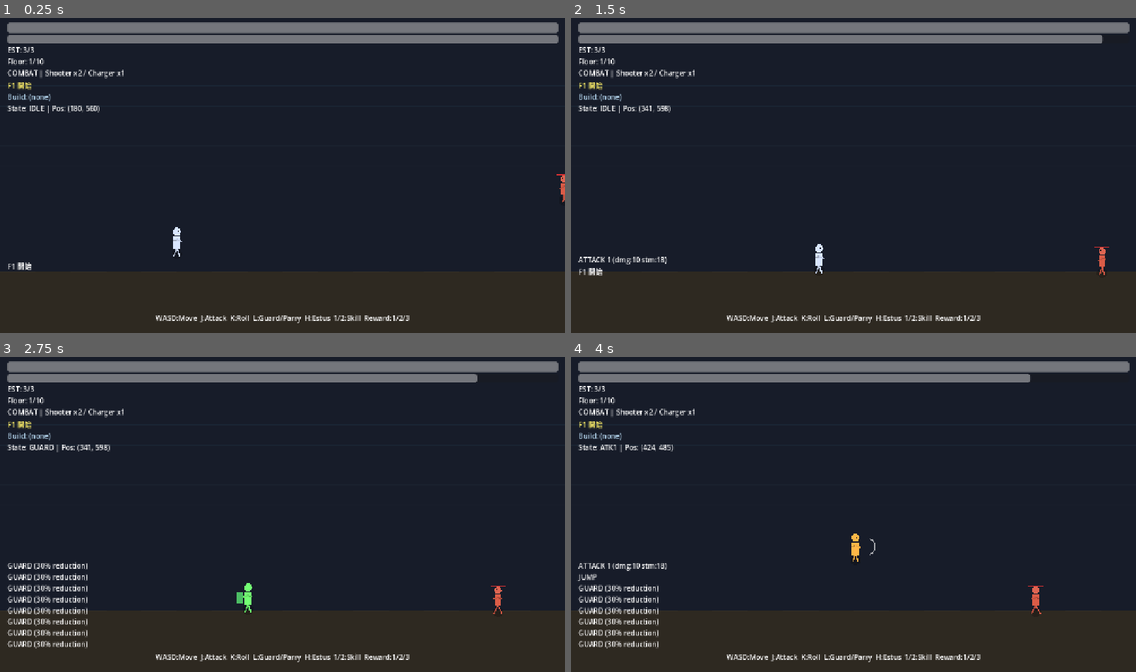
Above: before the commit, frames 1-4 (two rows, left to right).
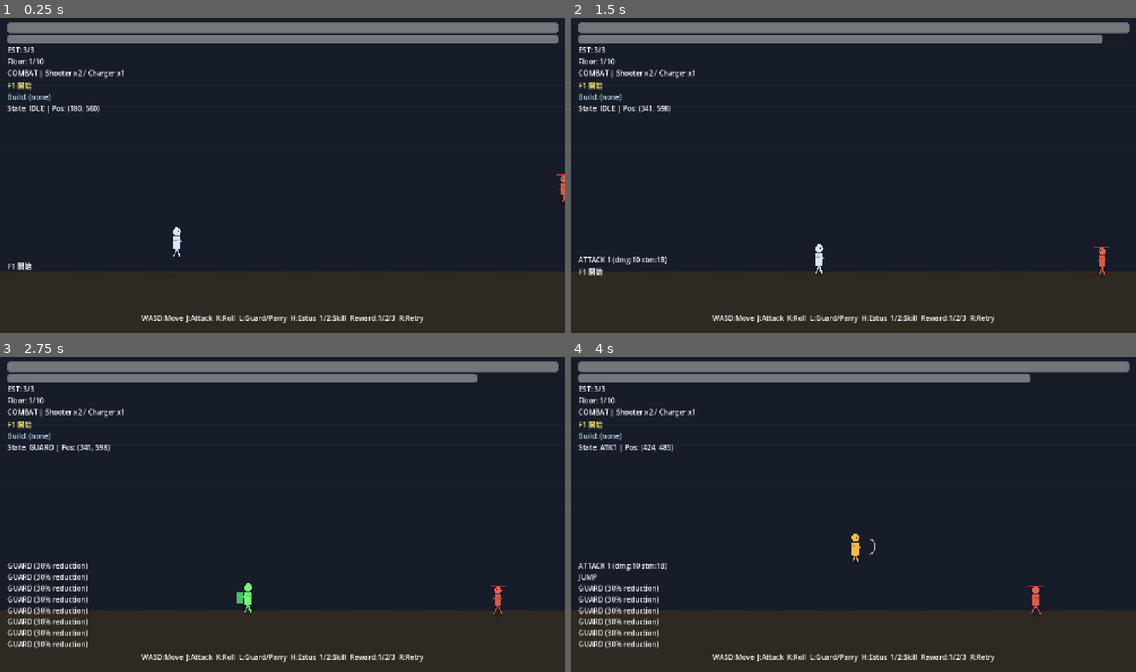
Above: after the commit, the same moments.

Repository: zaguma28/stick_figure
Game: Godot game, scene res://scenes/main.tscn
Two runs of this game, one before a commit and one after it. Both use one fixed random seed, a clock stepped at 60 frames per second and the inputs below.
Inputs (mouse positions are in pixels of both pictures, inside the frame that each line leads up to):
- Up to frame 1 (0.25 s): no input
- Up to frame 2 (1.5 s): tap Enter at 0.5 s; move the mouse to (977, 159) at 0.52 s; hold D (move_right) 0.53-1.25 s; tap J (attack) at 0.6 s; click (977, 159) at 0.67 s; tap Space (jump) at 0.77 s; tap H (estus) at 0.8 s; drag from (740, 191) to (825, 238) at 1.27 s
- Up to frame 3 (2.75 s): move the mouse to (339, 442) at 2.02 s; hold A (move_left) from 2.03 s (still down); hold L (guard) from 2.03 s (still down); tap K (roll) at 2.3 s
- Up to frame 4 (4 s): release A (move_left) at 2.75 s; release L (guard) at 2.75 s; drag from (825, 577) to (684, 464) at 2.77 s; move the mouse to (1023, 561) at 3.52 s; hold D (move_right) from 3.53 s (still down); tap R at 3.6 s; tap Space (jump) at 3.77 s; tap J (attack) at 3.8 s

The runs differ from the first frame. In frame 1, 0.7% of the frame differs, in the area x 25-75%, y 93-97%; in frame 2, 0.7%; in frame 3, 0.7%; in frame 4, 0.7%.

Commit message:
Add KPI tracking and pacing controls for Sprint 4.2

Diff:
--- a/scenes/main.gd
+++ b/scenes/main.gd
@@ -30,6 +30,9 @@
 const REWARD_WEIGHT_SINGLE := 1.3
 const REWARD_WEIGHT_MULTI := 1.8
 const REWARD_CHOICE_COUNT := 3
+const TARGET_FLOOR_TIME_MIN := 35.0
+const TARGET_FLOOR_TIME_MAX := 60.0
+const REINFORCEMENT_TRIGGER_TIME := 28.0
 
 const REWARD_POOL := [
 	{
@@ -148,12 +151,24 @@
 var floor_phase: String = "idle"
 var floor_timer: float = 0.0
 var run_finished: bool = false
+var current_floor_data: Dictionary = {}
+var floor_start_msec: int = 0
+var floor_reinforcement_spawned: bool = false
 var floor_reward_offered: bool = false
 var reward_options: Array[Dictionary] = []
 var reward_guaranteed_this_floor: bool = false
 var owned_reward_ids: Dictionary = {}
 var owned_tag_counts: Dictionary = {}
 var owned_rescue_keys: Dictionary = {}
+var run_boss_reached: bool = false
+var run_combat_floor_time_total: float = 0.0
+var run_combat_floor_count: int = 0
+var run_floor_times: Dictionary = {}
+var session_run_count: int = 0
+var session_boss_reach_count: int = 0
+var session_boss_clear_count: int = 0
+var session_total_combat_floor_time: float = 0.0
+var session_total_combat_floor_count: int = 0
 
 func _ready() -> void:
 	randomize()
@@ -170,6 +185,9 @@
 func _process(delta: float) -> void:
 	if run_finished:
 		return
+	if player and player.hp <= 0:
+		_fail_run()
+		return
 	match floor_phase:
 		"combat":
 			if _is_combat_cleared():
@@ -182,12 +200,17 @@
 			pass
 
 func _unhandled_input(event: InputEvent) -> void:
-	if floor_phase != "reward_select":
-		return
 	if not (event is InputEventKey):
 		return
 	var key_event := event as InputEventKey
 	if not key_event.pressed or key_event.echo:
+		return
+	if run_finished:
+		if key_event.keycode == KEY_R:
+			_start_run()
+			get_viewport().set_input_as_handled()
+		return
+	if floor_phase != "reward_select":
 		return
 	var selected := -1
 	match key_event.keycode:
@@ -202,9 +225,16 @@
 		get_viewport().set_input_as_handled()
 
 func _start_run() -> void:
+	session_run_count += 1
 	run_finished = false
 	current_floor = 1
 	floor_phase = "idle"
+	run_boss_reached = false
+	run_combat_floor_time_total = 0.0
+	run_combat_floor_count = 0
+	run_floor_times.clear()
+	if player and player.has_method("reset_for_new_run"):
+		player.reset_for_new_run()
 	owned_reward_ids.clear()
 	owned_tag_counts.clear()
 	owned_rescue_keys.clear()
@@ -218,9 +248,12 @@
 	floor_reward_offered = false
 	reward_guaranteed_this_floor = false
 	reward_options.clear()
+	floor_reinforcement_spawned = false
 	if hud.has_method("hide_reward_options"):
 		hud.hide_reward_options()
 	var floor_data := floor_definitions[floor_number - 1]
+	current_floor_data = floor_data
+	floor_start_msec = Time.get_ticks_msec()
 	var floor_type: String = floor_data.get("type", "combat")
 	var floor_name: String = floor_data.get("name", "")
 	_update_hud_floor(floor_type, floor_name)
@@ -229,6 +262,9 @@
 			_spawn_floor_enemies(floor_data.get("enemies", []))
 			floor_phase = "combat"
 			if floor_type == "boss":
+				if not run_boss_reached:
+					run_boss_reached = true
+					session_boss_reach_count += 1
 				_set_run_message("10F: 消しゴム神 出現")
 			else:
 				_set_run_message("F%d 開始" % current_floor)
@@ -310,9 +346,39 @@
 		var enemy := node as BaseEnemy
 		if enemy and enemy.current_state != BaseEnemy.EnemyState.DEAD:
 			return false
+	if _should_spawn_reinforcement():
+		_spawn_floor_reinforcement()
+		floor_reinforcement_spawned = true
+		return false
 	return true
 
+func _should_spawn_reinforcement() -> bool:
+	if floor_reinforcement_spawned:
+		return false
+	var floor_type: String = str(current_floor_data.get("type", "combat"))
+	if floor_type != "combat":
+		return false
+	var elapsed := _current_floor_elapsed()
+	return elapsed <= REINFORCEMENT_TRIGGER_TIME
+
+func _spawn_floor_reinforcement() -> void:
+	var enemy_keys: Array = current_floor_data.get("enemies", [])
+	if enemy_keys.is_empty():
+		return
+	var reinforcement_count := 1
+	if current_floor >= 6:
+		reinforcement_count = 2
+	for i in range(reinforcement_count):
+		var key_index := randi_range(0, enemy_keys.size() - 1)
+		var key := str(enemy_keys[key_index])
+		var x := ENEMY_SPAWN_END_X + randf_range(-180.0, 180.0) + float(i) * 36.0
+		x = clampf(x, ENEMY_SPAWN_START_X, LEVEL_RIGHT - 260.0)
+		var y := ENEMY_SPAWN_Y + randf_range(-SPAWN_JITTER_Y, SPAWN_JITTER_Y)
+		_spawn_enemy_by_key(key, Vector2(x, y))
+	_set_run_message("F%d 増援出現 (短時間クリア対策)" % current_floor)
+
 func _on_floor_cleared() -> void:
+	_record_floor_time_if_needed()
 	floor_phase = "clear_wait"
 	floor_timer = FLOOR_CLEAR_DELAY
 	_set_run_message("F%d CLEAR - 報酬選択へ" % current_floor)
@@ -339,8 +405,20 @@
 	_clear_current_floor_nodes()
 	if hud.has_method("hide_reward_options"):
 		hud.hide_reward_options()
-	_set_run_message("RUN CLEAR! 10F 完走")
-	player.emit_signal("debug_log", "RUN CLEAR (Sprint 3.1達成)")
+	session_boss_clear_count += 1
+	_set_run_message("RUN CLEAR! 10F 完走 (Rで再挑戦)")
+	player.emit_signal("debug_log", "RUN CLEAR")
+	_log_kpi_summary(true)
+
+func _fail_run() -> void:
+	run_finished = true
+	floor_phase = "finished"
+	_clear_current_floor_nodes()
+	if hud.has_method("hide_reward_options"):
+		hud.hide_reward_options()
+	_set_run_message("RUN FAILED (Rで再挑戦)")
+	player.emit_signal("debug_log", "RUN FAILED at F%d" % current_floor)
+	_log_kpi_summary(false)
 
 func _should_offer_reward_for_floor() -> bool:
 	return current_floor < TOTAL_FLOORS
@@ -528,6 +606,42 @@
 	if picked.is_empty():
 		return {}
 	return picked[0]
+
+func _current_floor_elapsed() -> float:
+	if floor_start_msec <= 0:
+		return 0.0
+	return maxf(0.0, float(Time.get_ticks_msec() - floor_start_msec) / 1000.0)
+
+func _record_floor_time_if_needed() -> void:
+	var floor_type: String = str(current_floor_data.get("type", "combat"))
+	if floor_type not in ["combat", "boss"]:
+		return
+	var elapsed := _current_floor_elapsed()
+	run_floor_times[current_floor] = elapsed
+	run_combat_floor_time_total += elapsed
+	run_combat_floor_count += 1
+	session_total_combat_floor_time += elapsed
+	session_total_combat_floor_count += 1
+	floor_start_msec = 0
+
+func _log_kpi_summary(run_clear: bool) -> void:
+	var run_avg := 0.0
+	if run_combat_floor_count > 0:
+		run_avg = run_combat_floor_time_total / float(run_combat_floor_count)
+	var session_avg := 0.0
+	if session_total_combat_floor_count > 0:
+		session_avg = session_total_combat_floor_time / float(session_total_combat_floor_count)
+	var boss_reach_rate := 0.0
+	var boss_clear_rate := 0.0
+	if session_run_count > 0:
+		boss_reach_rate = 100.0 * float(session_boss_reach_count) / float(session_run_count)
+		boss_clear_rate = 100.0 * float(session_boss_clear_count) / float(session_run_count)
+	var result := "CLEAR" if run_clear else "FAIL"
+	player.emit_signal(
+		"debug_log",
+		"KPI[%s] run_avg:%.1fs session_avg:%.1fs reach:%.1f%% clear:%.1f%% target:%.0f-%.0fs"
+		% [result, run_avg, session_avg, boss_reach_rate, boss_clear_rate, TARGET_FLOOR_TIME_MIN, TARGET_FLOOR_TIME_MAX]
+	)
 
 func _clear_current_floor_nodes() -> void:
 	for node in get_tree().get_nodes_in_group("enemies"):
--- a/scenes/player/player.gd
+++ b/scenes/player/player.gd
@@ -74,9 +74,57 @@
 signal estus_changed(current: int, maximum: int)
 
 func _ready() -> void:
+	reset_for_new_run()
+
+func reset_for_new_run() -> void:
+	max_hp = 100
+	max_stamina = 100.0
+	stamina_regen = 22.0
+	stamina_delay = 0.25
+	move_speed = 276.0
+	iframes_duration = 0.35
+	roll_stamina = 28.0
+	roll_iframes = 0.24
+	roll_recovery = 0.14
+	roll_distance = 168.0
+	parry_stamina = 24.0
+	parry_window = 0.18
+	parry_fail_stagger = 0.35
+	estus_stamina = 16.0
+	estus_heal = 35
+	estus_max_charges = 3
+	guard_reduction = 0.30
+	guard_stamina_per_hit = 22.0
+	guard_break_stagger = 0.6
+	attack_damage = [10, 10, 18]
+	attack_stamina = [18.0, 18.0, 26.0]
+	attack_poise = [8, 8, 14]
+	attack3_recovery = 0.30
+	skill1_damage = 42
+	skill2_damage = 24
+	skill1_poise_damage = 18
+	skill2_poise_damage = 12
+	bonus_damage_multiplier = 1.0
+	low_hp_damage_multiplier = 1.0
+	low_hp_damage_threshold = 0.35
+	guard_stamina_multiplier = 1.0
+	bullet_clear_on_guard = false
 	hp = max_hp
 	stamina = max_stamina
 	estus_charges = estus_max_charges
+	current_state = State.IDLE
+	move_axis = 0.0
+	facing_dir = Vector2.RIGHT
+	velocity = Vector2.ZERO
+	stamina_delay_timer = 0.0
+	state_timer = 0.0
+	iframes_timer = 0.0
+	parry_active_timer = 0.0
+	combo_window_timer = 0.0
+	skill1_cd = 0.0
+	skill2_cd = 0.0
+	attack_hit_ids.clear()
+	_last_attack = 0
 	emit_signal("hp_changed", hp, max_hp)
 	emit_signal("stamina_changed", stamina, max_stamina)
 	emit_signal("estus_changed", estus_charges, estus_max_charges)
--- a/scenes/ui/hud.tscn
+++ b/scenes/ui/hud.tscn
@@ -128,4 +128,4 @@
 [node name="KeymapLabel" type="Label" parent="KeymapContainer"]
 layout_mode = 2
 horizontal_alignment = 1
-text = "WASD:Move  J:Attack  K:Roll  L:Guard/Parry  H:Estus  1/2:Skill  Reward:1/2/3"
+text = "WASD:Move  J:Attack  K:Roll  L:Guard/Parry  H:Estus  1/2:Skill  Reward:1/2/3  R:Retry"
Not shown, changed: IMPLEMENTATION_LOG.md
